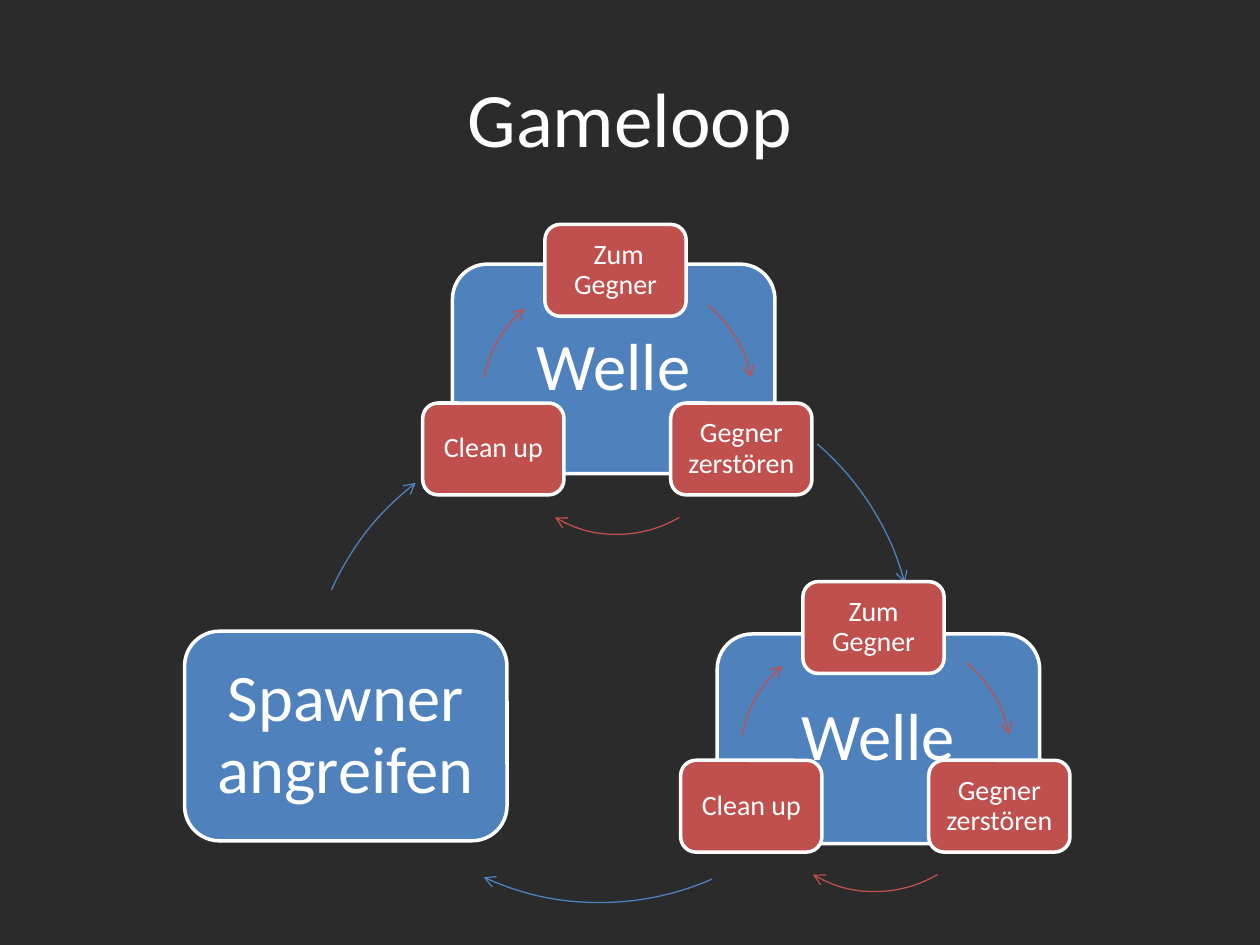
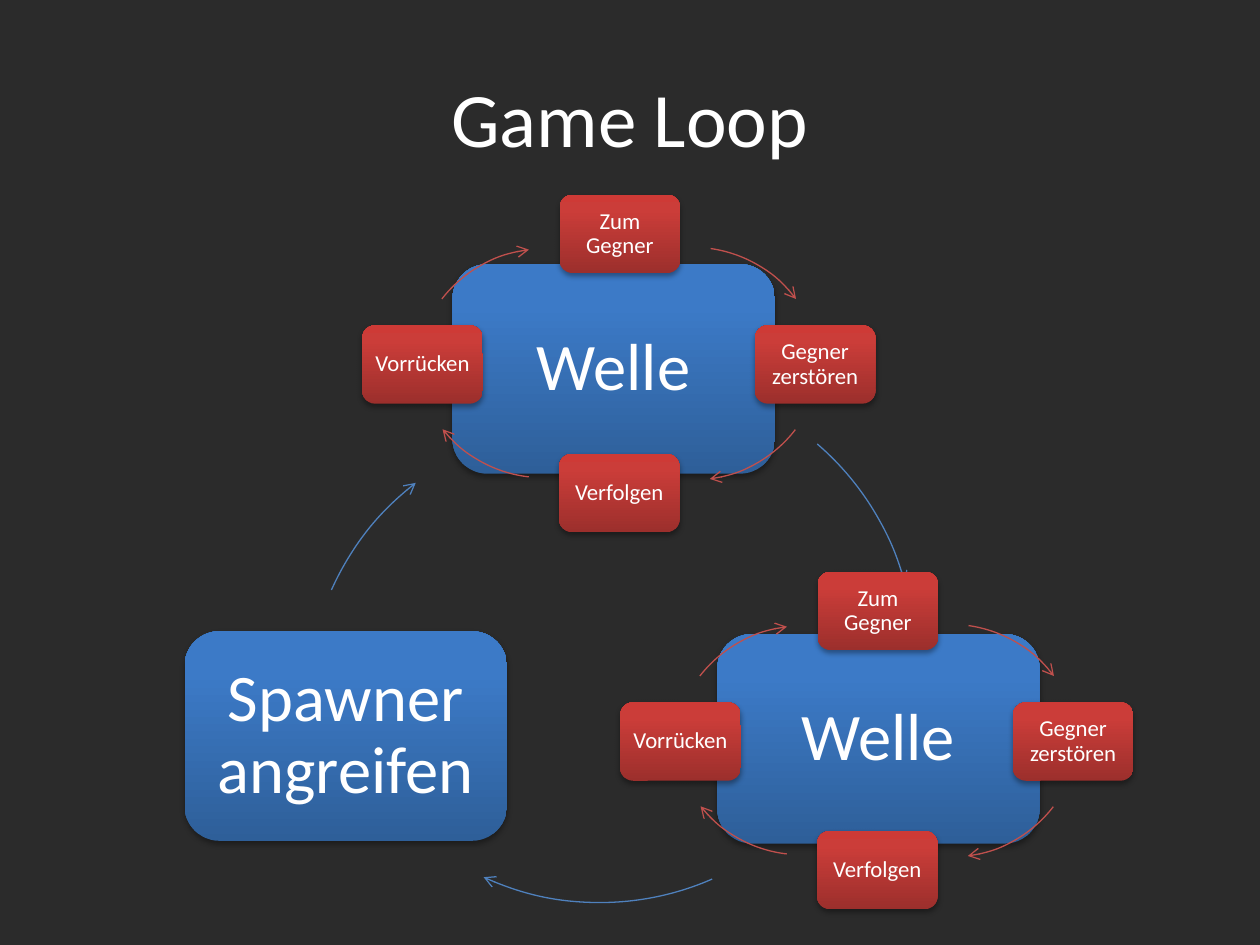
Before and after one commit to Assertores/HammerMan, a slide deck: slide 9 of Documentation/Hammer Man.pptx. Drawn at 1260x945 pixels with LibreOffice and Linux fonts; fonts in the diff are those of the drawing; background and template pictures are left out; a plain dark background stands for a picture behind light text. Boxes give left, top, right and bottom in pixels: in the first picture for what was removed or moved away, otherwise in the second. Text is boxed around its words. In the diff, an @@ line names an element or a change of style, - is before the commit and + after.

```diff
--- a/Documentation/Hammer Man.pptx
+++ b/Documentation/Hammer Man.pptx
@@ title at (451,97,808,160): text changed @@
-Gameloop
+Game Loop
@@ rounded rectangle: place and size @@
-rounded rectangle at (544,224,685,316)
+rounded rectangle at (559,195,680,273)
@@ text "Zum Gegner": place and size @@
-text "Zum Gegner" at (574,246,657,299)
+text "Zum Gegner" at (586,214,653,257)
@@ freeform shape: place and size @@
-freeform shape at (495,290,740,534)
+freeform shape at (415,219,674,479)
@@ freeform shape: place and size @@
-freeform shape at (481,280,726,524)
+freeform shape at (415,248,674,508)
@@ freeform shape: place and size @@
-freeform shape at (508,278,752,523)
+freeform shape at (563,247,823,507)
@@ size 16 to 13 pt; less space between paragraphs in 4 elements at (844,591,911,634), (586,214,653,257), (1030,721,1116,761), (772,344,858,384) @@
@@ text "Gegner zerstören": place and size @@
-text "Gegner zerstören" at (688,424,794,473)
+text "Gegner zerstören" at (772,344,858,384)
@@ group added at (362,220,876,532): 3 rounded rectangles, 2 texts, 1 freeform shape @@
+Verfolgen
+Vorrücken
@@ rounded rectangle removed at (422,403,563,495) @@
@@ rounded rectangle removed at (670,403,811,495) @@
@@ text removed at (444,437,542,462) @@
-Clean up
@@ freeform shape: place and size @@
-freeform shape at (752,646,997,891)
+freeform shape at (672,596,931,856)
@@ rounded rectangle: place and size @@
-rounded rectangle at (803,582,944,674)
+rounded rectangle at (818,572,939,650)
@@ text "Zum Gegner": place and size @@
-text "Zum Gegner" at (832,603,915,656)
+text "Zum Gegner" at (844,591,911,634)
@@ freeform shape: place and size @@
-freeform shape at (740,636,984,881)
+freeform shape at (673,626,932,886)
@@ freeform shape: place and size @@
-freeform shape at (766,635,1011,879)
+freeform shape at (822,624,1081,883)
@@ fill #4F81BD to gradient #2F5F99 to #3D7CC7 to #3A7CCB; outline #FFFFFF 2 pt to none; shadow on in 3 elements at (452,265,775,474), (717,634,1040,843), (184,631,507,840) @@
@@ rounded rectangle: place and size @@
-rounded rectangle at (680,760,822,852)
+rounded rectangle at (620,702,741,780)
@@ fill #C0504D to gradient #9C2F2D to #CB3E3A to #CE3B37; outline #FFFFFF 2 pt to none; shadow on in 4 elements at (818,572,939,650), (559,195,680,273), (620,702,741,780), (1013,702,1134,780) @@
@@ rounded rectangle: place and size @@
-rounded rectangle at (929,760,1070,852)
+rounded rectangle at (1013,702,1134,780)
@@ text "Gegner zerstören": place and size @@
-text "Gegner zerstören" at (946,782,1052,830)
+text "Gegner zerstören" at (1030,721,1116,761)
@@ group added at (633,598,1081,908): 2 texts, 1 freeform shape, 1 rounded rectangle @@
+Verfolgen
+Vorrücken
@@ text removed at (702,795,800,820) @@
-Clean up
```
Also in this commit, not shown: 5 other slides changed, 15 other files.
